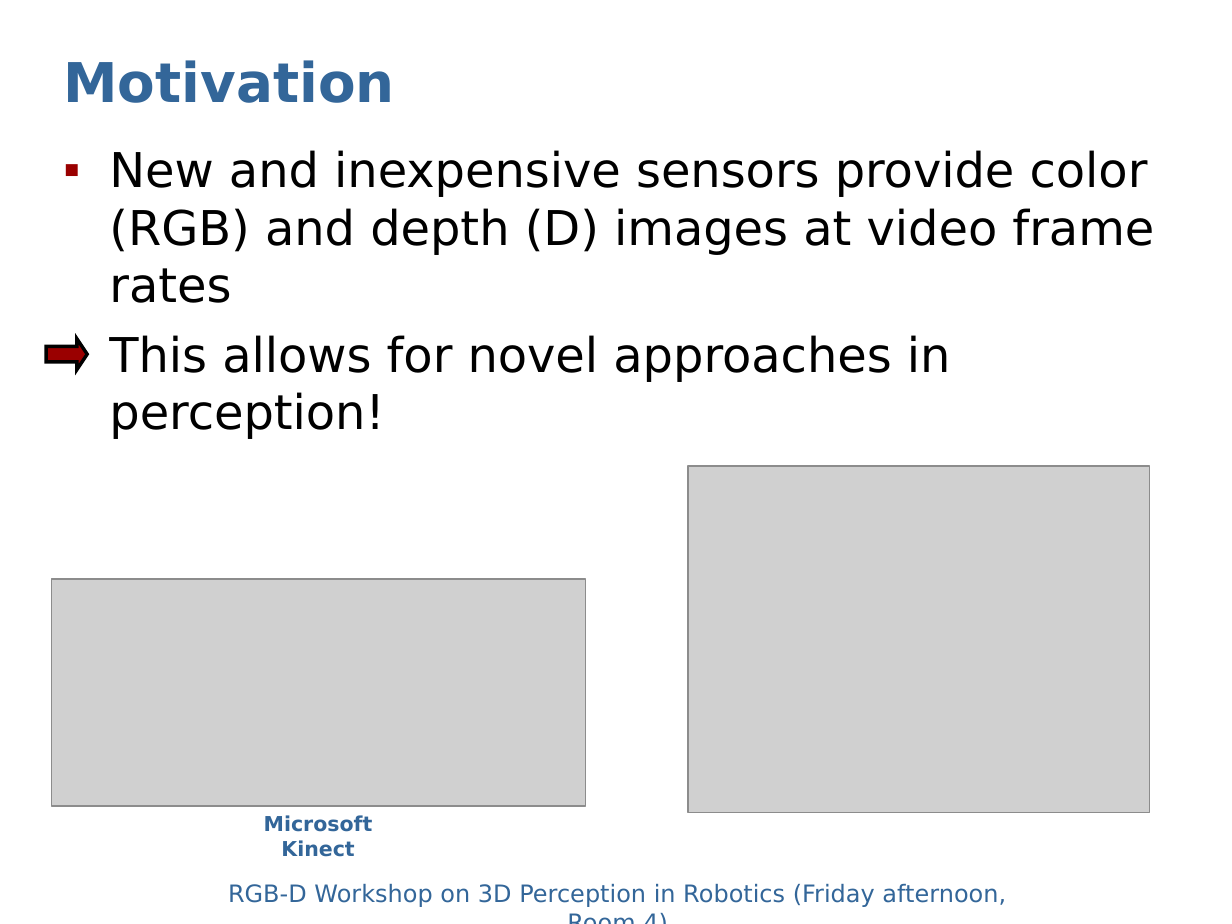
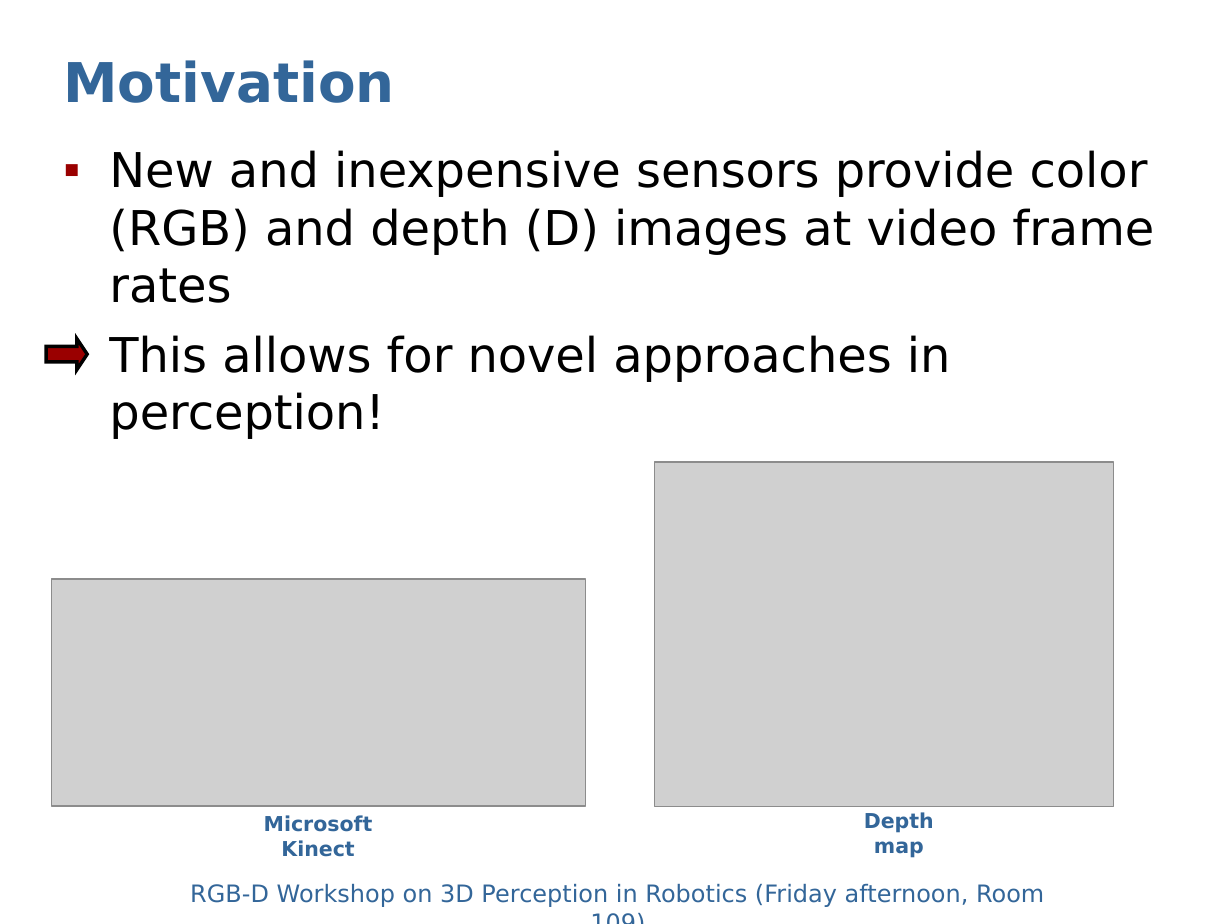
Before and after one commit to dejanpan/rgbd2011, a slide deck: slide 2 of presentations/sturm11rgbd-spotlight.ppt. Drawn at 1232x924 pixels with LibreOffice and Linux fonts; fonts in the diff are those of the drawing; grey boxes stand for pictures. Boxes give left, top, right and bottom in pixels: in the first picture for what was removed or moved away, otherwise in the second. Text is boxed around its words. In the diff, an @@ line names an element or a change of style, - is before the commit and + after.

```diff
--- a/presentations/sturm11rgbd-spotlight.ppt
+++ b/presentations/sturm11rgbd-spotlight.ppt
@@ picture: place and size @@
-picture at [687, 466, 1149, 812]
+picture at [654, 462, 1114, 807]
@@ text added at [864, 812, 934, 858], 12 pt, text #336699, bold @@
+Depth map
@@ text at [190, 883, 1044, 907]: text changed @@
-RGB-D Workshop on 3D Perception in Robotics (Friday afternoon, Room 4)
+RGB-D Workshop on 3D Perception in Robotics (Friday afternoon, Room 109)
```
Also in this commit, not shown: 2 other slides changed.
